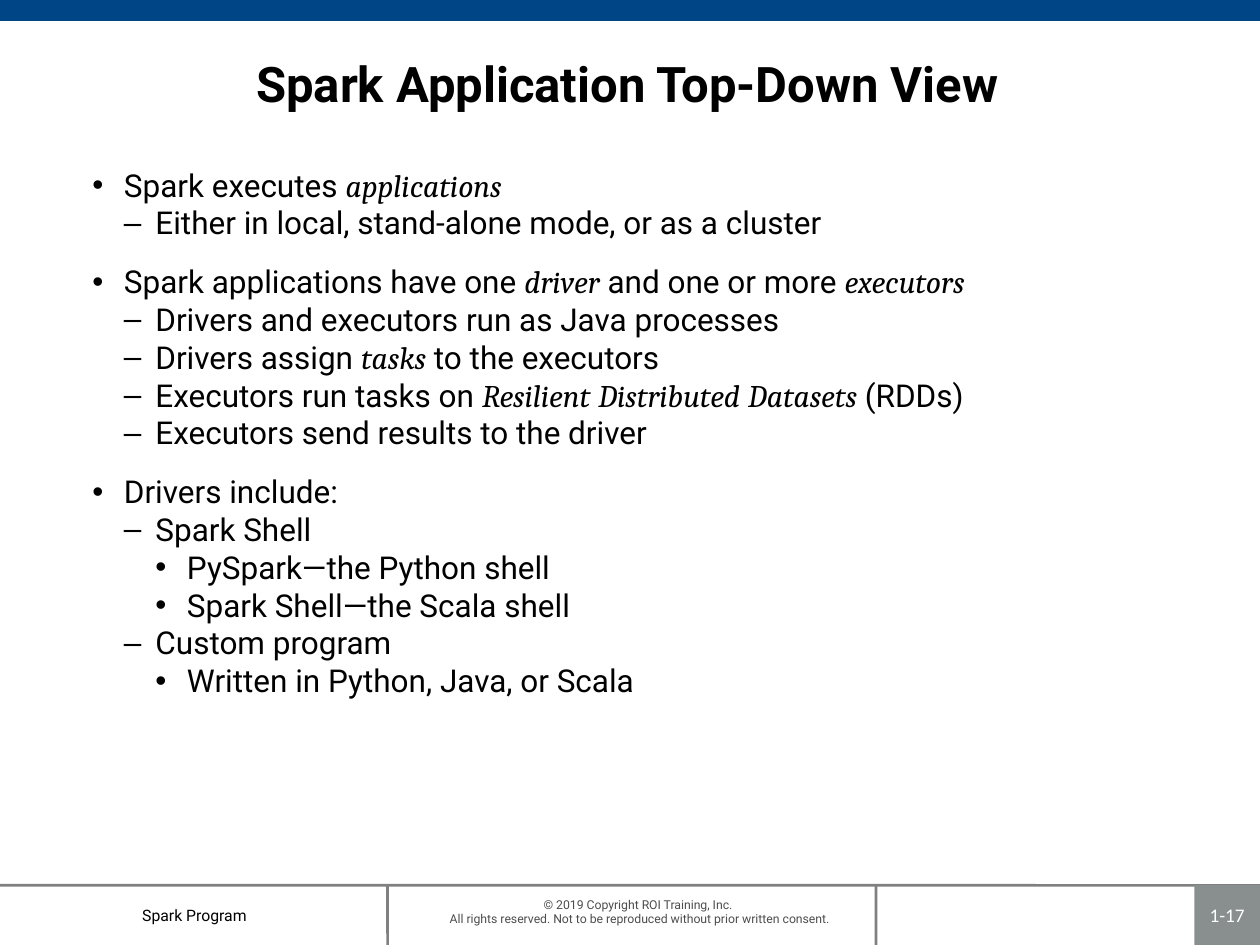
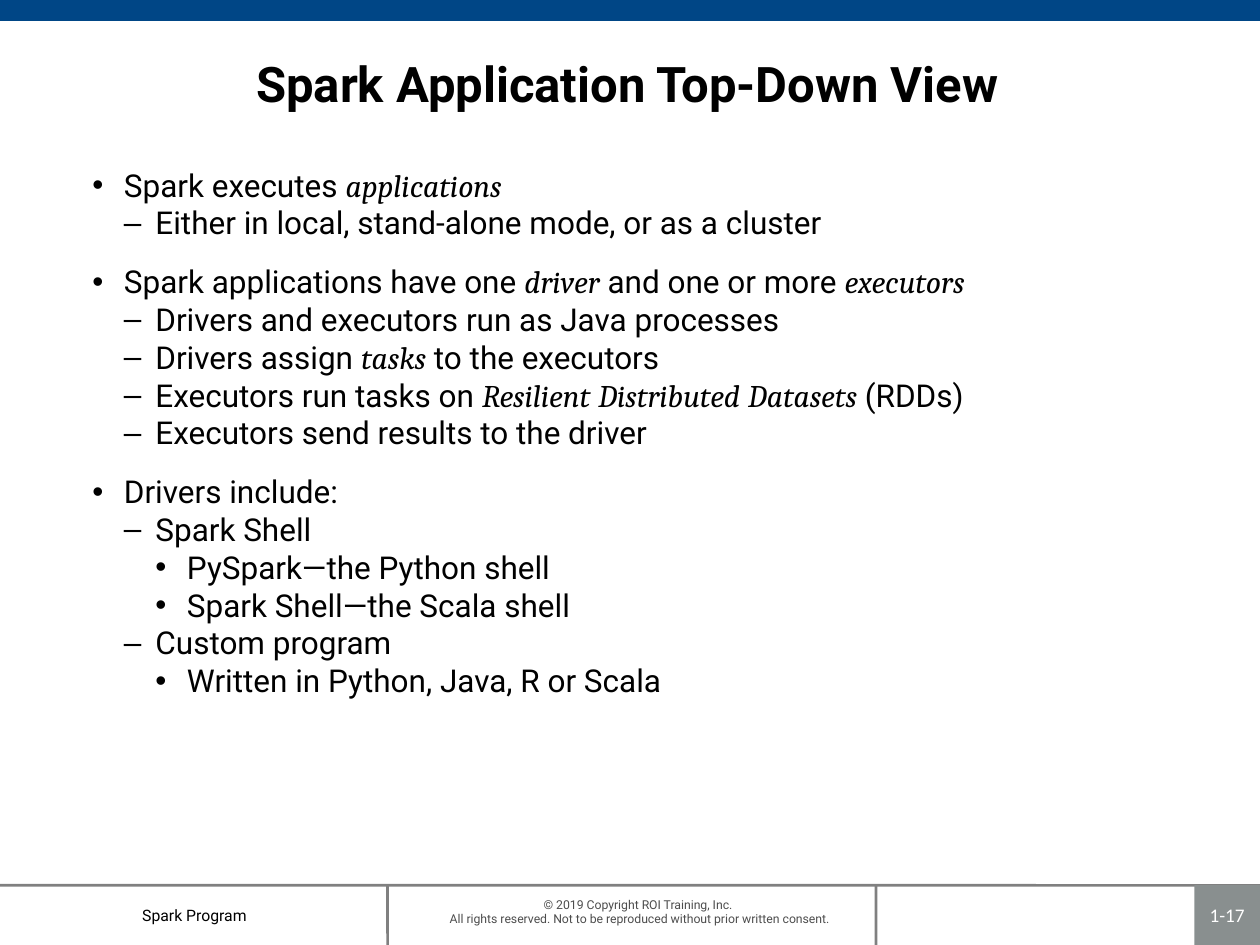
Before and after one commit to roitraining/SparkProgram, a slide deck: slide 17 of Day1/Day1_IntroToSpark.pptx. Drawn at 1260x945 pixels with LibreOffice and Linux fonts; fonts in the diff are those of the drawing; background and template pictures are left out. Boxes give left, top, right and bottom in pixels: in the first picture for what was removed or moved away, otherwise in the second. Text is boxed around its words. In the diff, an @@ line names an element or a change of style, - is before the commit and + after.

```diff
--- a/Day1/Day1_IntroToSpark.pptx
+++ b/Day1/Day1_IntroToSpark.pptx
@@ text at (x1=187, y1=668, x2=661, y2=699): text changed @@
-    • Written in Python, Java, or Scala
+    • Written in Python, Java, R or Scala
```
Also in this commit, not shown: 10 other slides changed, 1 slide added.
